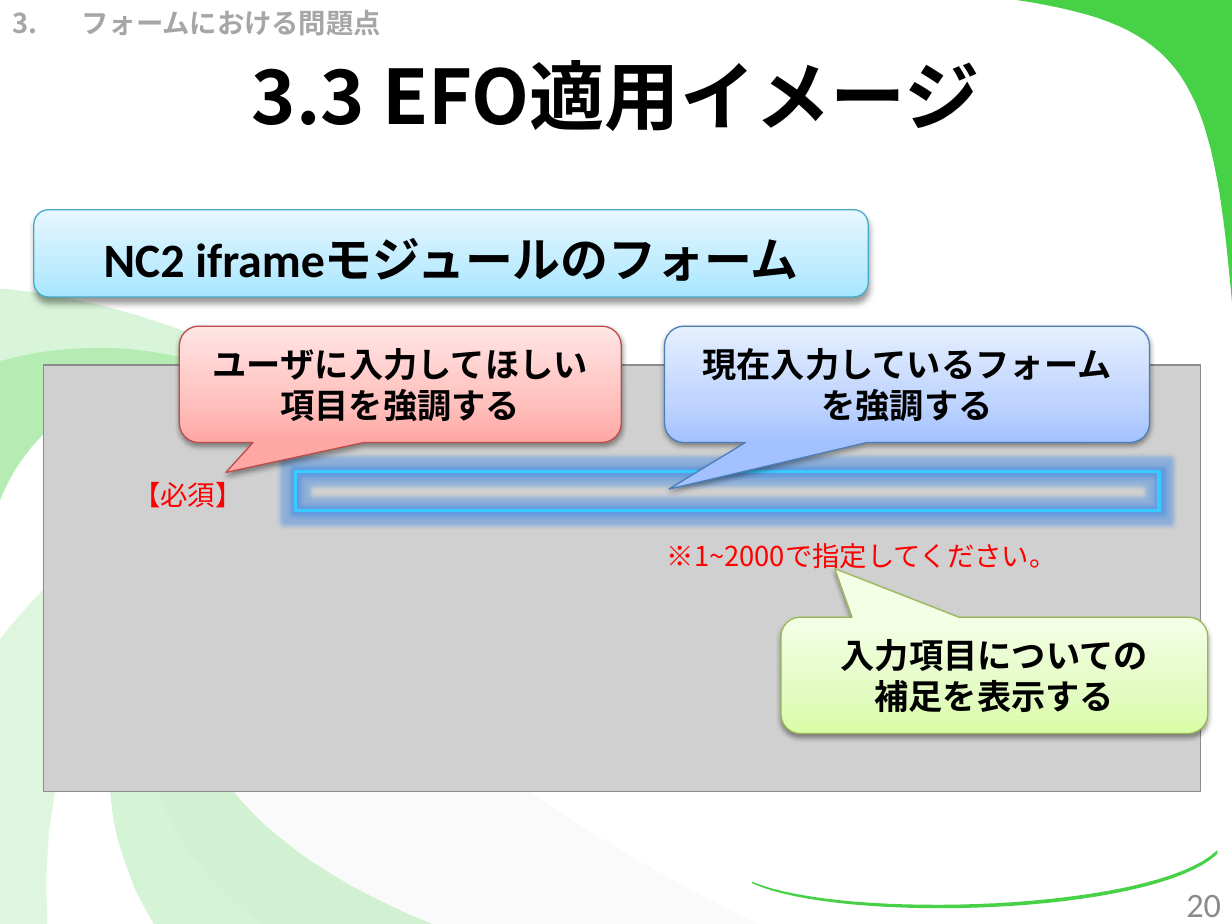
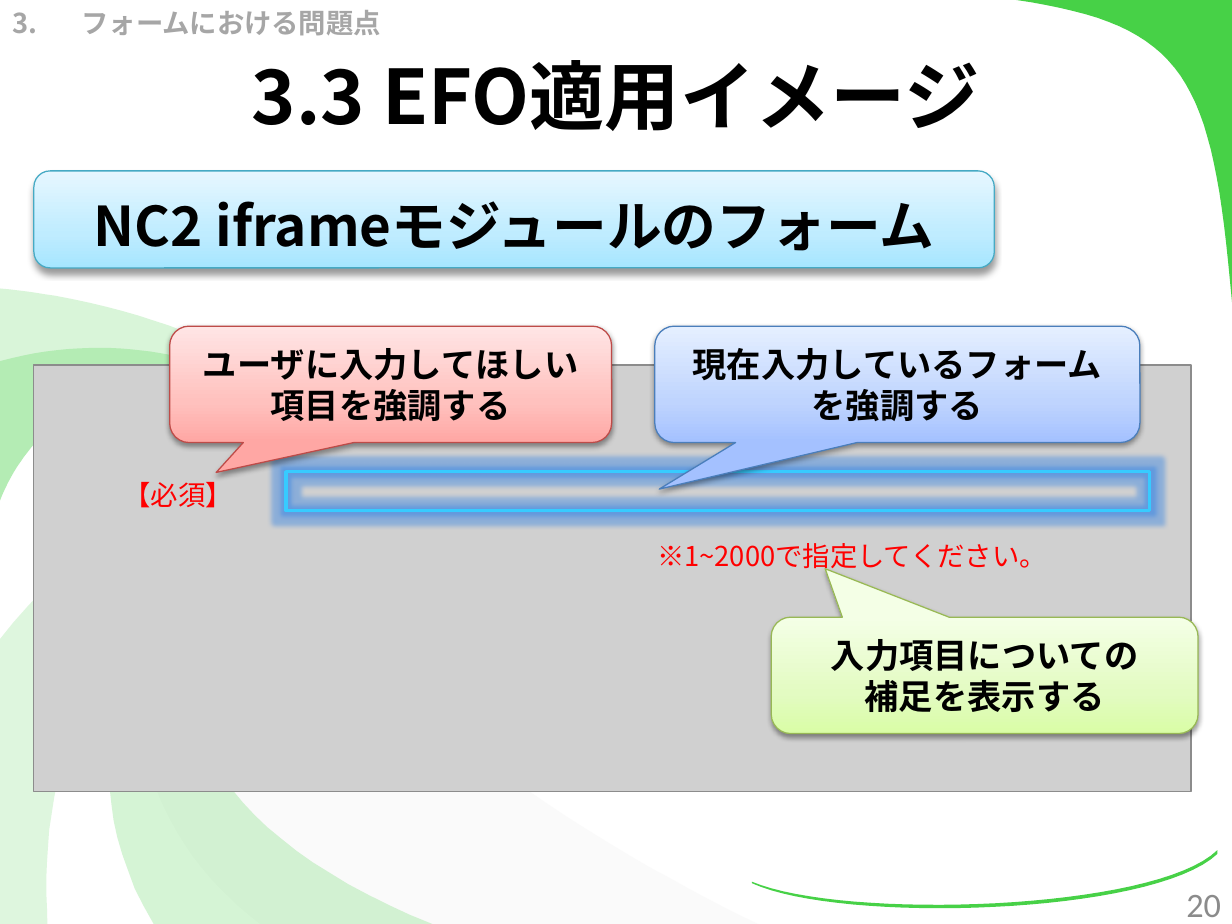
Before and after one commit to kotaro0717/Report-Management, a slide deck: slide 20 of PowerPoint/report_hokada.pptx. Drawn at 1232x924 pixels with LibreOffice and Linux fonts; fonts in the diff are those of the drawing; grey boxes stand for pictures. Boxes give left, top, right and bottom in pixels: in the first picture for what was removed or moved away, otherwise in the second. Text is boxed around its words. In the diff, an @@ line names an element or a change of style, - is before the commit and + after.

```diff
--- a/PowerPoint/report_hokada.pptx
+++ b/PowerPoint/report_hokada.pptx
@@ rounded rectangle added at (34,171,995,269), fill gradient #A7E6FF to #C1EDFF to #E7F8FF, outline #46AAC5 0.75 pt, 32 pt, text #000000, bold @@
+NC2 iframeモジュールのフォーム
@@ rounded rectangle removed at (34,209,869,297) @@
-NC2 iframeモジュールのフォーム
@@ 3 rounded speech boxes, 2 texts, 1 picture, 1 rectangle: place and size @@
-3 rounded speech boxes, 2 texts, 1 picture, 1 rectangle at (43,326,1207,791)
+3 rounded speech boxes, 2 texts, 1 picture, 1 rectangle at (34,326,1198,791)
```
Also in this commit, not shown: 10 other slides changed, 4 other files.
